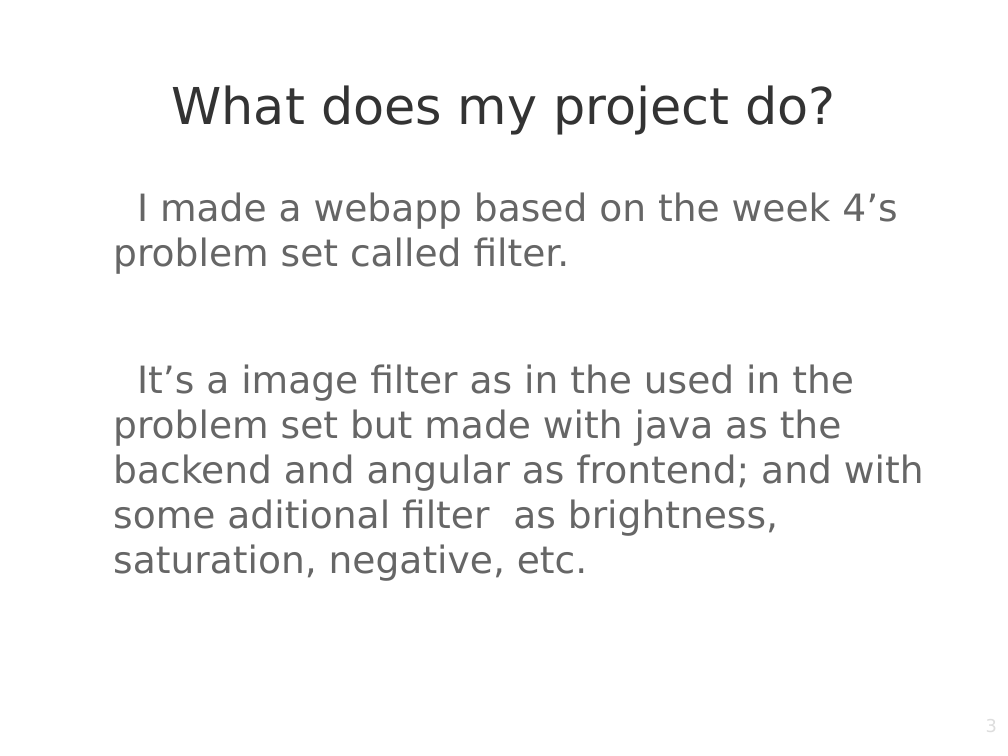
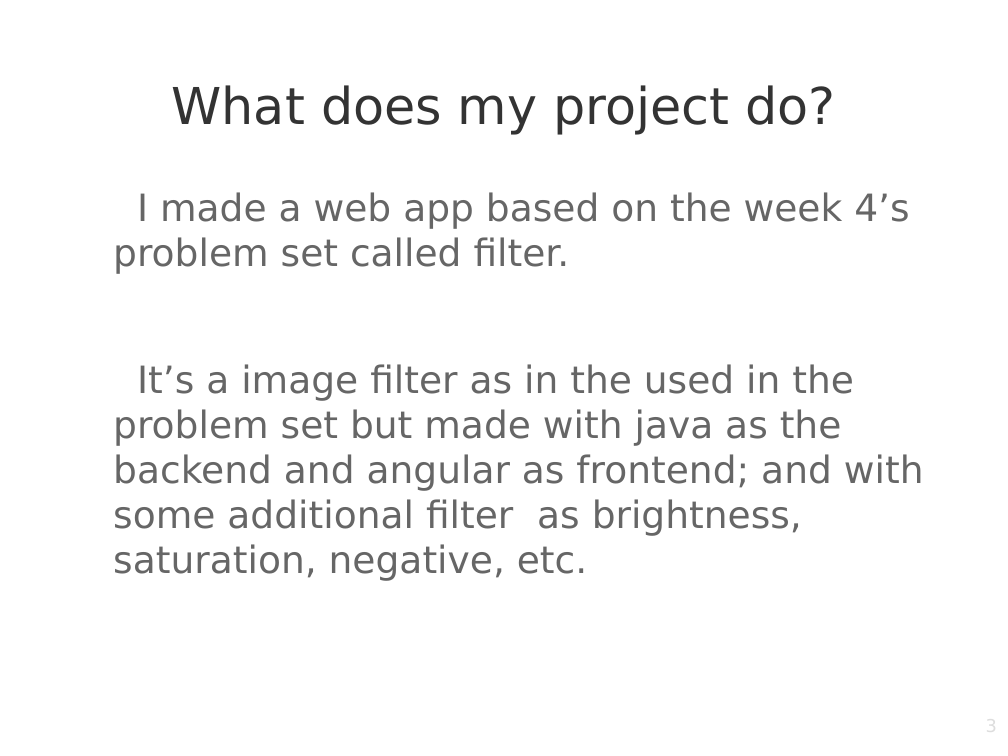
Before and after one commit to lsandoval9/CS50x_landing, a slide deck: slide 3 of CS50x.odp. Drawn at 1008x756 pixels with LibreOffice and Linux fonts; fonts in the diff are those of the drawing; background and template pictures are left out. Boxes give left, top, right and bottom in pixels: in the first picture for what was removed or moved away, otherwise in the second. Text is boxed around its words. In the diff, an @@ line names an element or a change of style, - is before the commit and + after.

```diff
--- a/CS50x.odp
+++ b/CS50x.odp
@@ text at (x1=113, y1=192, x2=924, y2=581): text changed @@
-I made a webapp based on the week 4’s problem set called filter.
-It’s a image filter as in the used in the problem set but made with java as the backend and angular as frontend; and with some aditional filter as brightness, saturation, negative, etc.
+I made a web app based on the week 4’s problem set called filter.
+It’s a image filter as in the used in the problem set but made with java as the backend and angular as frontend; and with some additional filter as brightness, saturation, negative, etc.
```
Also in this commit, not shown: 1 other slide changed, 2 other files.
